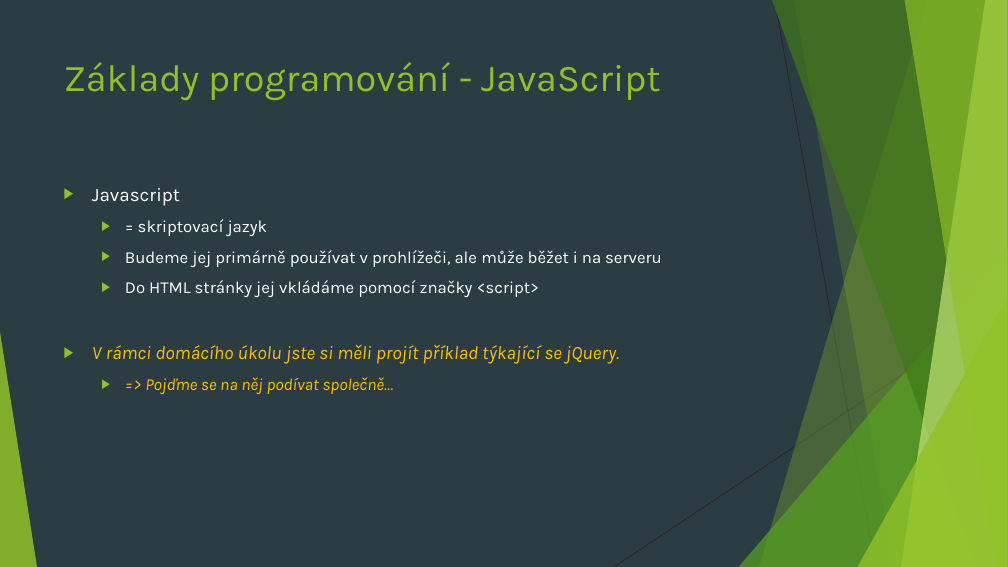
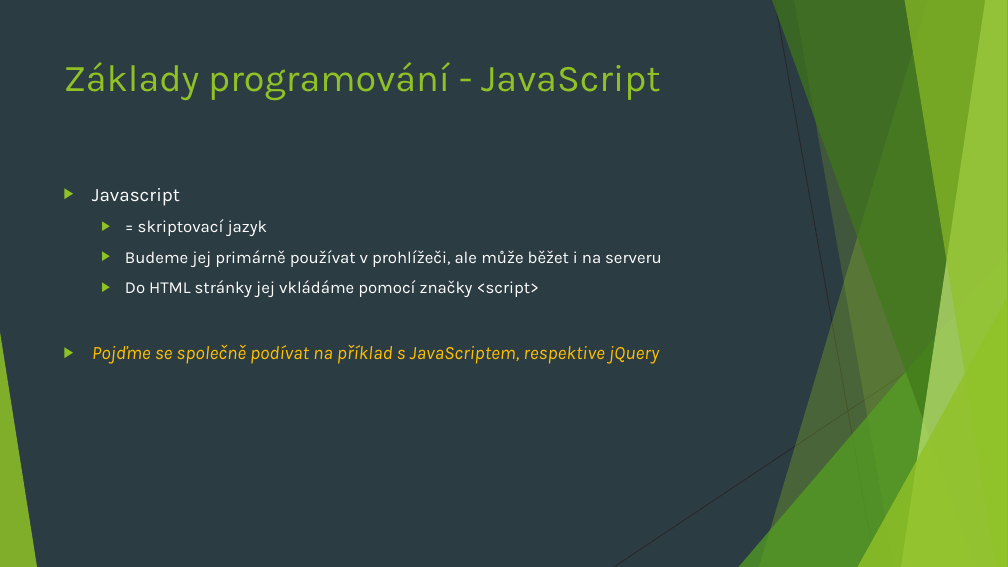
Before and after one commit to 4iz160/cviceni, a slide deck: slide 4 of 05-strukturovana-data/cviceni-05.pptx. Drawn at 1008x567 pixels with LibreOffice and Linux fonts; fonts in the diff are those of the drawing. Boxes give left, top, right and bottom in pixels: in the first picture for what was removed or moved away, otherwise in the second. Text is boxed around its words. In the diff, an @@ line names an element or a change of style, - is before the commit and + after.

```diff
--- a/05-strukturovana-data/cviceni-05.pptx
+++ b/05-strukturovana-data/cviceni-05.pptx
@@ text at (92,345,659,364): text changed @@
-▶ V rámci domácího úkolu jste si měli projít příklad týkající se jQuery.
-  ▶ => Pojďme se na něj podívat společně…
+▶ Pojďme se společně podívat na příklad s JavaScriptem, respektive jQuery
```
Also in this commit, not shown: 2 other files.
